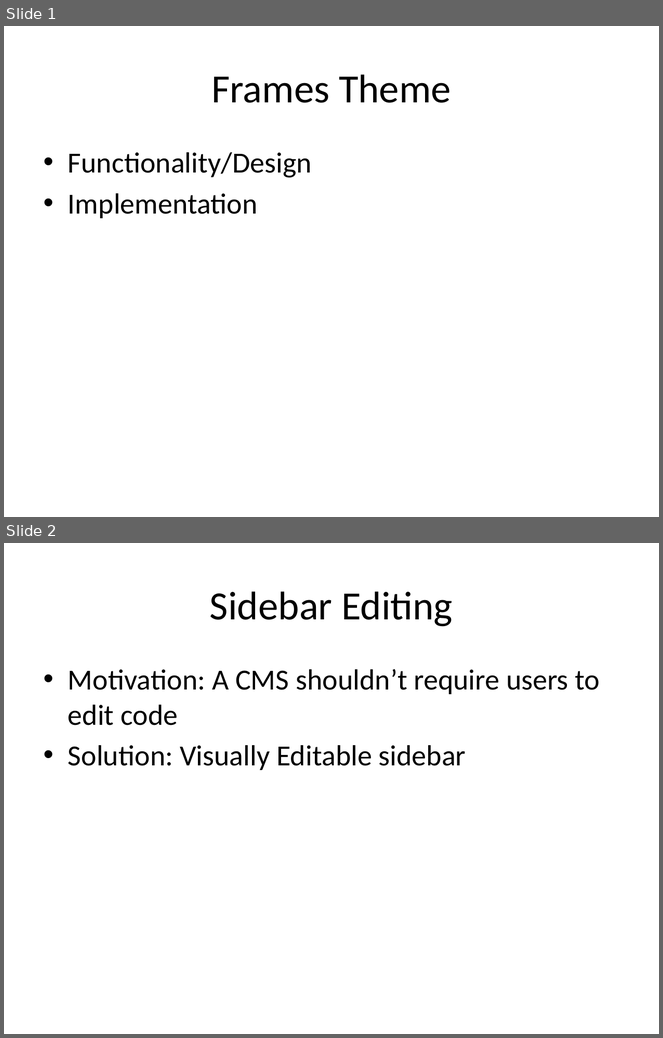
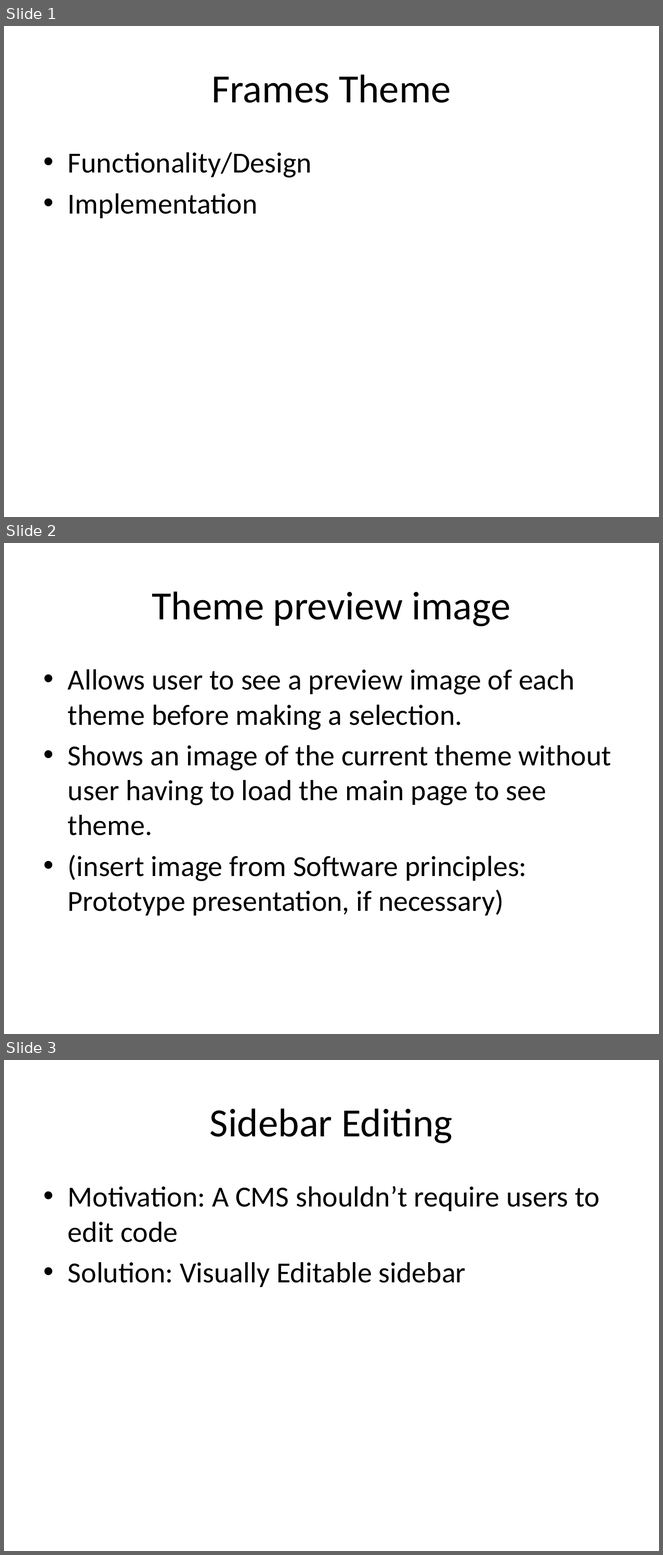
Before and after one commit to ytrstu/app-engine-site-creator, a slide deck: branches/CEN3031-per7/app-engine-site-creator/presIIIdev.pptx. Shown one above the other, each under a label of ours: slides 1 and 2 before the commit, slides 1, 2 and 3 after it. The pictures are 663x1038 and 663x1555 pixels, drawn with LibreOffice and Linux fonts; fonts in the diff are those of the drawing. Boxes give left, top, right and bottom in pixels: in the first picture for what was removed or moved away, otherwise in the second. Text is boxed around its words. In the diff, an @@ line names an element or a change of style, - is before the commit and + after.

Commit message:
added slides for "editing group" and "theme preview image".

```diff
--- a/branches/CEN3031-per7/app-engine-site-creator/presIIIdev.pptx
+++ b/branches/CEN3031-per7/app-engine-site-creator/presIIIdev.pptx
@@ slide 2 added at (x1=4, y1=543, x2=659, y2=1034), background #FFFFFF @@
@@ title added at (x1=152, y1=591, x2=511, y2=627), 44 pt, text #000000 @@
+Theme preview image
@@ text added at (x1=68, y1=669, x2=612, y2=916), 32 pt, text #000000 @@
+• Allows user to see a preview image of each theme before making a selection.
+• Shows an image of the current theme without user having to load the main page to see theme.
+• (insert image from Software principles: Prototype presentation, if necessary)
@@ what was slide 2 is now slide 3 @@
```
Also in this commit, not shown: 1 other slide added.
